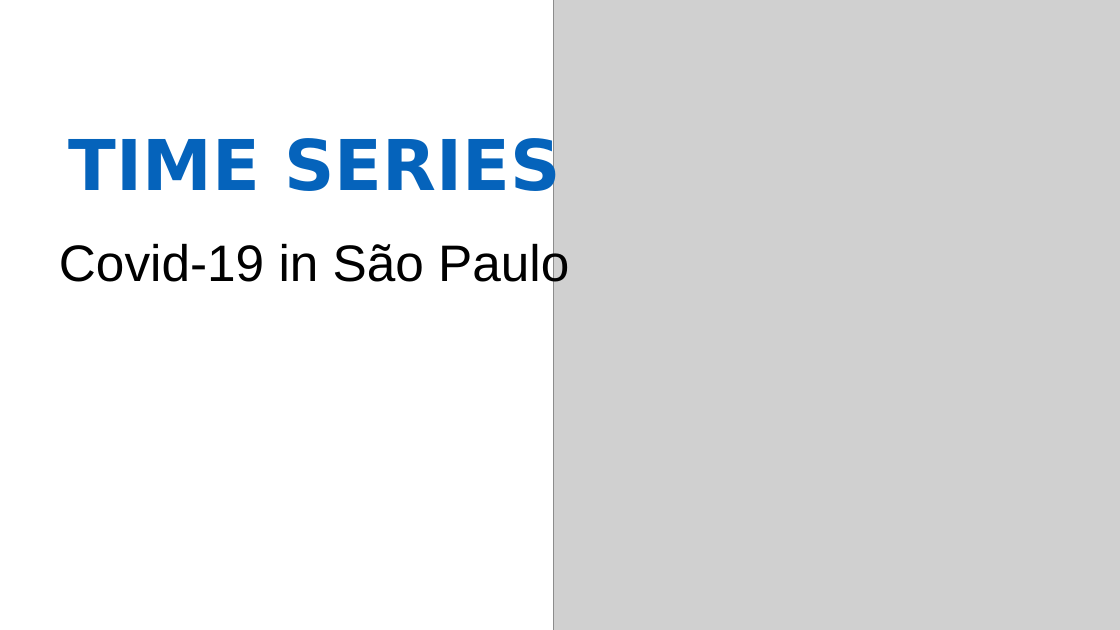
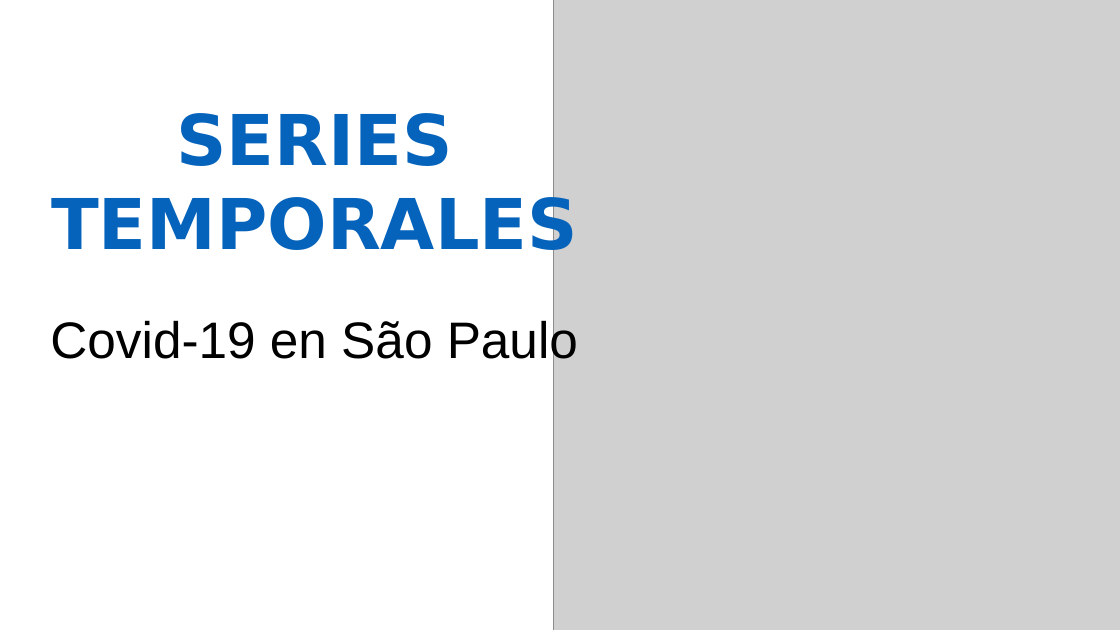
Before and after one commit to diassmatheus/es, a slide deck: slide 3 of assets/img/portfolio/cards-portifolio.pptx. Drawn at 1120x630 pixels with LibreOffice and Linux fonts; fonts in the diff are those of the drawing; grey boxes stand for pictures. Boxes give left, top, right and bottom in pixels: in the first picture for what was removed or moved away, otherwise in the second. Text is boxed around its words. In the diff, an @@ line names an element or a change of style, - is before the commit and + after.

```diff
--- a/assets/img/portfolio/cards-portifolio.pptx
+++ b/assets/img/portfolio/cards-portifolio.pptx
@@ text at <box>51,113,578,263</box>: text changed @@
-TIME SERIES
+SERIES TEMPORALES
@@ text at <box>50,317,578,368</box>: text changed @@
-Covid-19 in São Paulo
+Covid-19 en São Paulo
```
Also in this commit, not shown: 2 slides added, 2 slides removed, 7 other files.
